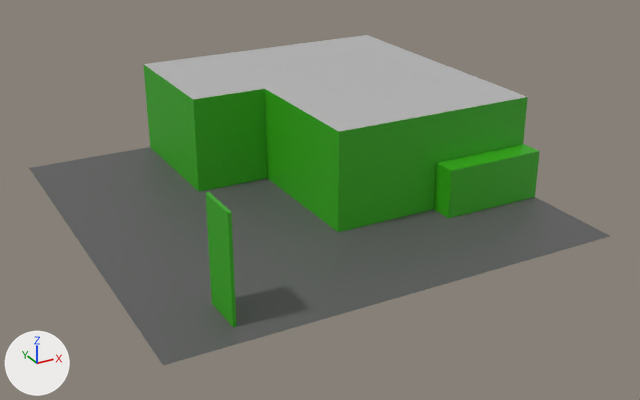
Before and after pictures for a commit that changed the glTF model assets/buildings/2x2_Supermarket.col.glb.
Both versions are drawn from a 50 mm camera at (-34.6, -67.8, 33.2) aimed at (1.2, -2.7, 0.7). Lighting does not change. The marker at lower left points along +X, +Y and +Z. Vertices at the same position are counted once.

In view in the first picture: '2x2_Supermarket.col'.
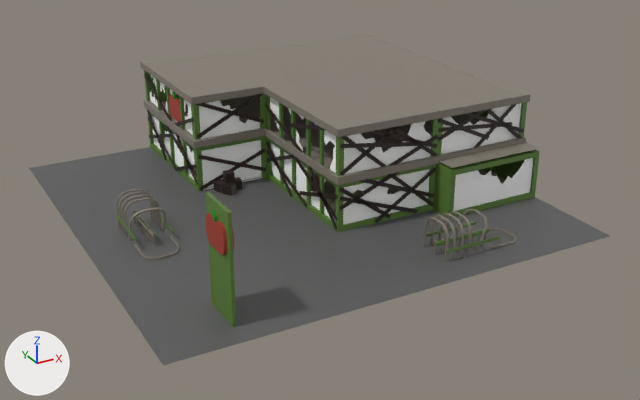
The change, as a list of edits to the scene's bpy script:
```text
Add mat_red:
    mat_red = principled_material('red')
    mat_red.base_color = (0.377, 0.043, 0.0253)  # red #a53a2c
Add mat_building:
    mat_building = principled_material('Building')
    mat_building.base_color = (0.236, 0.207, 0.171)  # grey #857e73
Add mat_glass:
    mat_glass = principled_material('Glass')
    mat_glass.base_color = (1.0, 1.0, 1.0)  # white #ffffff
    mat_glass.metallic = 1.0
    mat_glass.roughness = 1.0
Add mat_other_gween:
    mat_other_gween = principled_material('Other Gween')
    mat_other_gween.base_color = (0.021, 0.289, 0.0172)  # green #289223
Add mat_green_walls:
    mat_green_walls = principled_material('Green Walls')
    mat_green_walls.base_color = (0.107, 0.214, 0.0363)  # green #5c7f36
Add mat_wood:
    mat_wood = principled_material('Wood')
    mat_wood.base_color = (0.0218, 0.0109, 0.00729)  # black #291b15
Change me_plane_036:
    used by ob_2x2_supermarket_col; location = (0.0, 0.0, 0.0)
    remove me_plane_036.from_pydata(...)  # 47 vertices, 82 faces; spans x -20.0..20.0, y -20.0..20.0, z 0.0..9.1
    add me_plane_036.from_pydata(...)  # 2440 vertices, 3941 faces; spans x -20.0..20.0, y -20.0..20.0, z 0.0..9.5
    me_plane_036 part 1: a new loose piece, a box spanning x -16.296..-16.204, y -3.185..2.25, z 0.84..1.091, in mat_green_walls (green #5c7f36)
    me_plane_036 part 2: a new loose piece, a box spanning x -13.099..-13.008, y -3.185..2.25, z 0.84..1.091, in mat_green_walls (green #5c7f36)
    me_plane_036 part 3: a new loose piece, a box spanning x 4.795..10.23, y -17.181..-17.09, z 0.84..1.091, in mat_green_walls (green #5c7f36)
    me_plane_036 part 4: a new loose piece, a box spanning x 4.795..10.23, y -13.985..-13.893, z 0.84..1.091, in mat_green_walls (green #5c7f36)
    me_plane_036 part 5: a new loose piece, a box spanning x 4.795..10.23, y -15.741..-15.65, z 0.84..1.091, in mat_green_walls (green #5c7f36)
    me_plane_036 part 6: a new loose piece, a box spanning x -14.856..-14.765, y -3.185..2.25, z 0.84..1.091, in mat_building (grey #857e73)
    me_plane_036 part 7: 1 vertex removed from x 10.0, y 5.9, z 0.0; 2234 vertices added at x -16.3..20.0, y -17.6..20.0, z 0.0..9.5
    me_plane_036 part 8: 34 faces spanning x -14.1..20.0, y -17.9..20.0, z 0.0..9.1 switch from mat_green_004 (green #35ab14) to mat_green_walls (green #5c7f36)
    me_plane_036 part 9: 8 faces spanning x -7.2..20.0, y -8.1..20.0, z 9.1 switch from mat_default_006 (grey #b7b7b7) to mat_building (grey #857e73)
    add me_plane_036.materials.append(mat_glass)  # white #ffffff
    add me_plane_036.materials.append(mat_red)  # red #a53a2c
    add me_plane_036.materials.append(mat_other_gween)  # green #289223
    add me_plane_036.materials.append(mat_wood)  # black #291b15
```

Pixel boxes (x1, y1, x2, y2) of what changed, in the pictures (640 x 400 px):
part 1 of me_plane_036, added: after (116, 215, 137, 242)
part 2 of me_plane_036, added: after (155, 214, 174, 233)
part 3 of me_plane_036, added: after (446, 236, 500, 253)
part 4 of me_plane_036, added: after (423, 221, 476, 238)
part 5 of me_plane_036, added: after (436, 229, 489, 246)
part 6 of me_plane_036, added: after (132, 211, 154, 238)
part 7 of me_plane_036, built on: after (116, 61, 540, 262)
part 8 of me_plane_036, recoloured: (206, 150, 539, 327) in both
part 9 of me_plane_036, recoloured: (151, 35, 521, 128) in both
